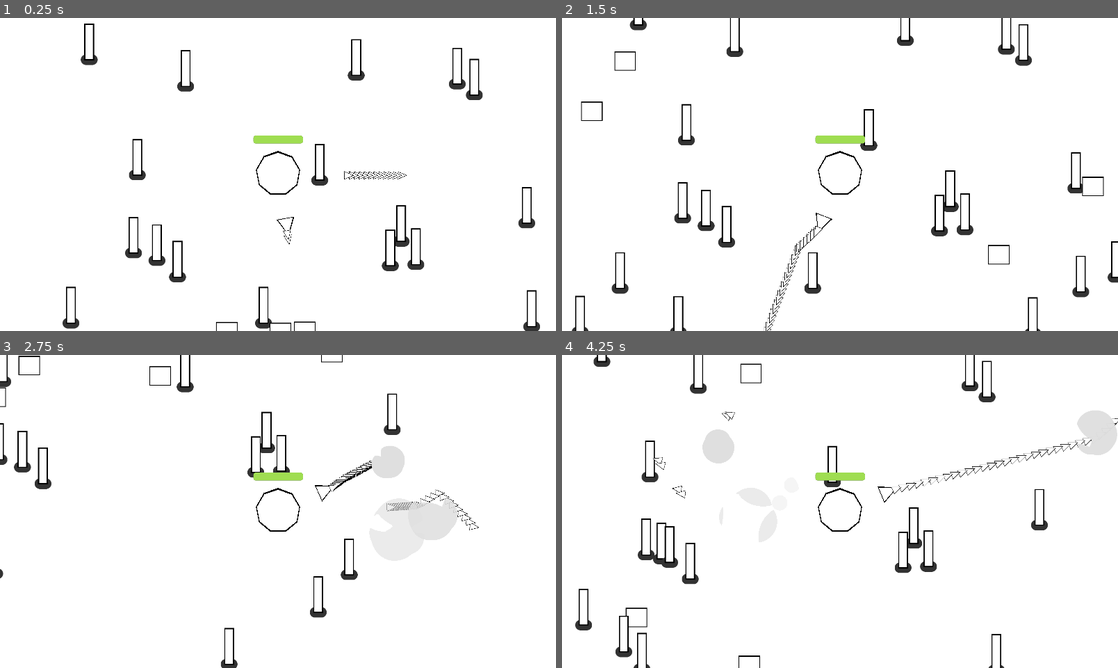
Above: before the commit, frames 1-4 (two rows, left to right).
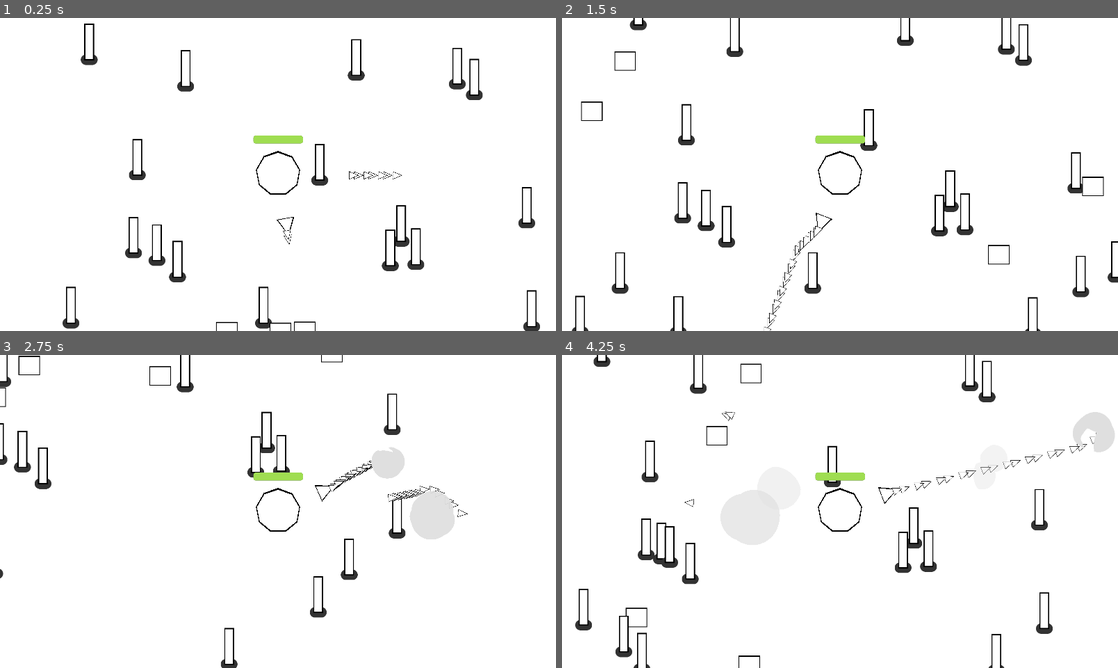
Above: after the commit, the same moments.

Repository: Alyosha-ctrl/foolJam2025
Game: Godot game, scene res://tower_survival.tscn
Two runs of this game, one before a commit and one after it. Both use one fixed random seed, a clock stepped at 60 frames per second and the inputs below.
Inputs:
- Up to frame 1 (0.25 s): no input
- Up to frame 2 (1.5 s): hold D (move_right) 0.53-1.28 s; hold S (move_down) from 1.28 s (still down)
- Up to frame 3 (2.75 s): release S (move_down) at 2.03 s; hold D (move_right) from 2.03 s (still down)
- Up to frame 4 (4.25 s): release D (move_right) at 2.78 s; hold W (move_up) 2.78-3.53 s; hold A (move_left) from 3.53 s (still down)

The runs differ from the first frame. In frame 1, less than 0.1% of the frame differs, in the area x 61-74%, y 48-52%; in frame 2, less than 0.1%; in frame 3, 0.7%; in frame 4, 1.4%, in the area x 16-100%, y 17-90%.

Commit message:
Made the timer wait time smaller to allow cooldown to get smaller

Diff:
--- a/gun.tscn
+++ b/gun.tscn
@@ -40,7 +40,7 @@
 
 [node name="Timer" type="Timer" parent="."]
 unique_name_in_owner = true
-wait_time = 0.01
+wait_time = 0.025
 autostart = true
 
 [connection signal="timeout" from="Timer" to="." method="_on_timer_timeout"]
--- a/tower_survival.gd
+++ b/tower_survival.gd
@@ -28,7 +28,7 @@
 func _on_timer_timeout() -> void:
 	#Randomly choose spawn_swarm, spawn_cluster, spawn_boss
 	#later once levels are implemented
-	var max_entities = 500
+	var max_entities = 1000
 	if(!(len(get_children()) > max_entities)):
 		spawn_mob()
 		spawn_object()
